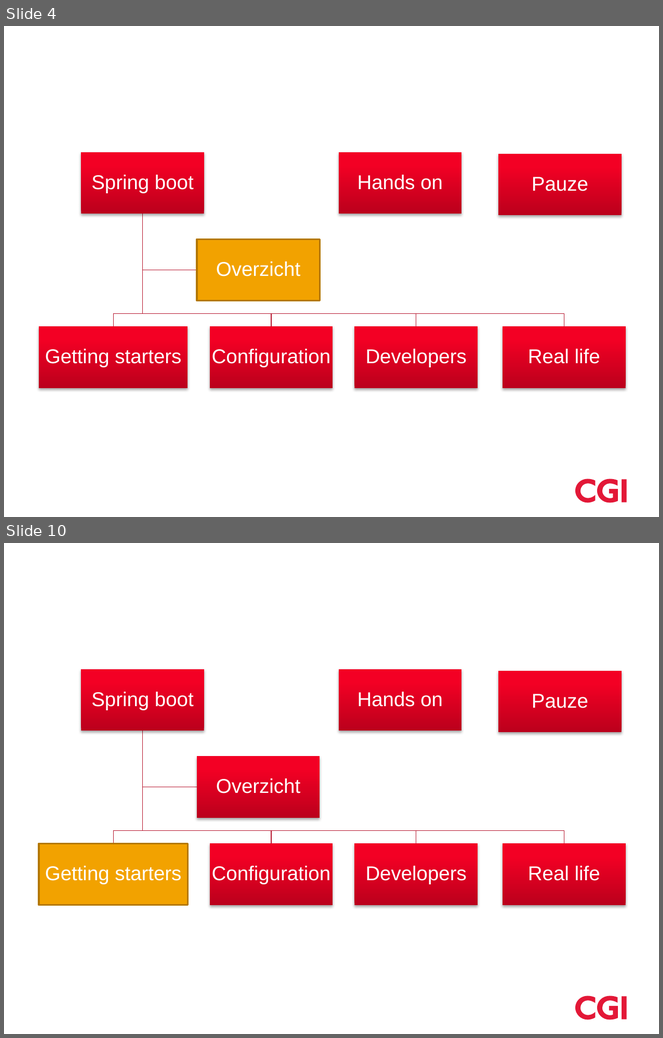
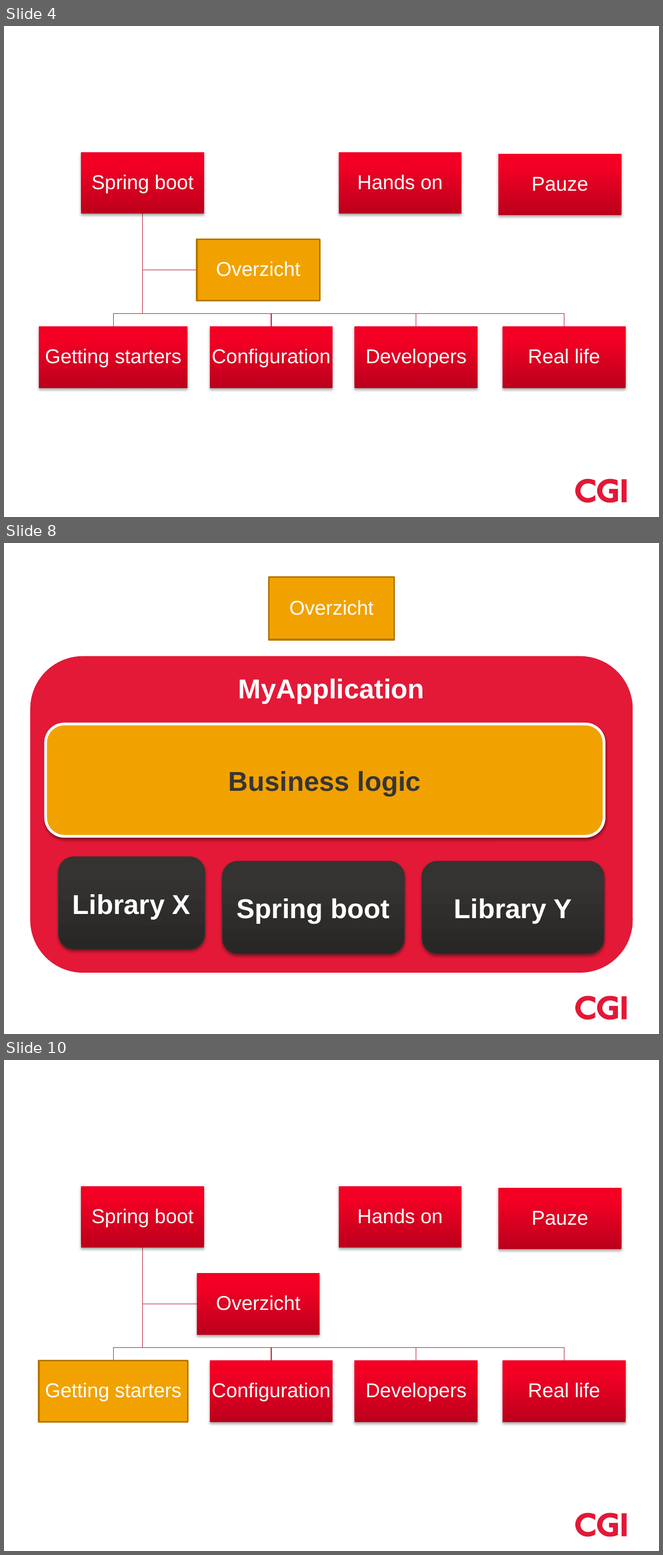
Before and after one commit to hawkeye-bot/boot, a slide deck: Springboot.pptx. Shown one above the other, each under a label of ours: slides 4 and 10 before the commit, slides 4, 8 and 10 after it; the slides between them are not shown. The pictures are 663x1038 and 663x1555 pixels, drawn with LibreOffice and Linux fonts; fonts in the diff are those of the drawing; background and template pictures are left out. Boxes give left, top, right and bottom in pixels: in the first picture for what was removed or moved away, otherwise in the second. Text is boxed around its words. In the diff, an @@ line names an element or a change of style, - is before the commit and + after.

Commit message:
Tweet & ppt
Added tweet-application, moved demo-projects to livedemo folder, and
updated the powerpoint to give a better overview

```diff
--- a/Springboot.pptx
+++ b/Springboot.pptx
@@ slide 8 added at (x1=4, y1=543, x2=659, y2=1034), background #FFFFFF; not listed: 3 template elements that a slide beside it also shows @@
@@ rectangle added at (x1=269, y1=577, x2=394, y2=640), fill #F2A200, outline #B37800 2 pt @@
@@ text added at (x1=289, y1=600, x2=374, y2=615), 22 pt, text #FFFFFF @@
+Overzicht
@@ rounded rectangle added at (x1=30, y1=656, x2=633, y2=974), fill #E31937, 30 pt, text #FFFFFF, bold @@
+MyApplication
@@ rounded rectangle added at (x1=46, y1=724, x2=605, y2=836), fill #F2A200, outline #FFFFFF 3 pt, 30 pt, text #363534, bold @@
+Business logic
@@ rounded rectangle added at (x1=59, y1=857, x2=205, y2=950), fill gradient #292827 to #353332 to #353432, outline #353433 0.75 pt, 30 pt, text #FFFFFF, bold @@
+Library X
@@ rounded rectangle added at (x1=222, y1=861, x2=404, y2=954), fill gradient #292827 to #353332 to #353432, outline #353433 0.75 pt, 30 pt, text #FFFFFF, bold @@
+Spring boot
@@ rounded rectangle added at (x1=422, y1=861, x2=604, y2=954), fill gradient #292827 to #353332 to #353432, outline #353433 0.75 pt, 30 pt, text #FFFFFF, bold @@
+Library Y
```
Also in this commit, not shown: 2 slides changed, 4 other slides added, 1 slide removed, 9 other files.
